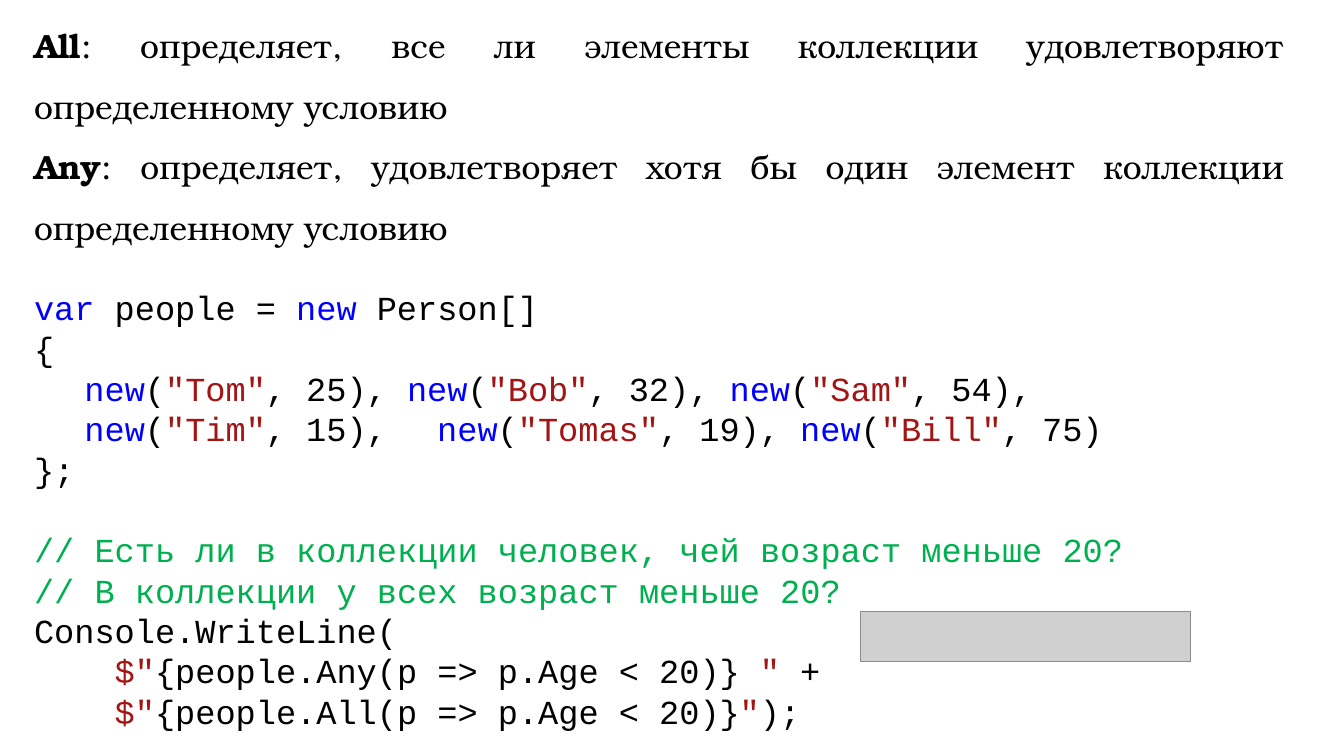
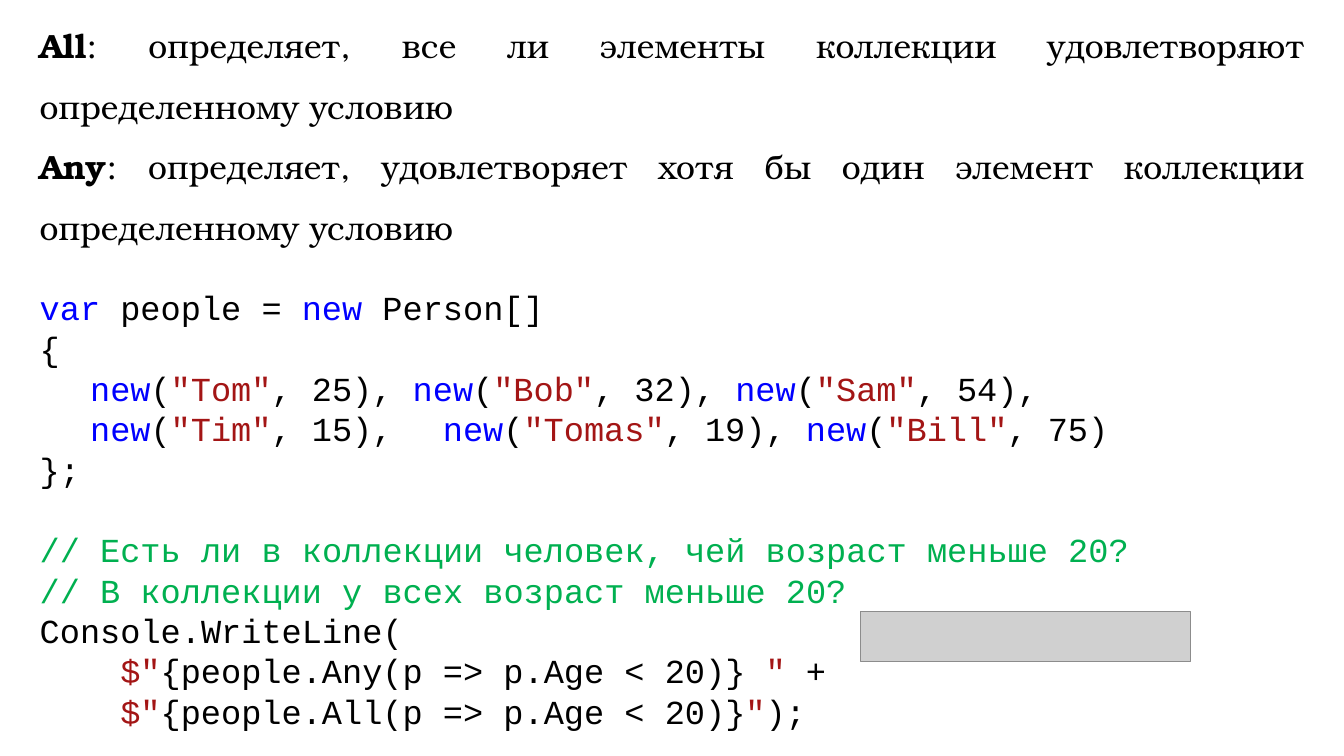
Before and after one commit to DaniilKlyukin/OOP-4, a slide deck: slide 11 of Лекции/ООП 1 лек 7.pptx. Drawn at 1344x756 pixels with LibreOffice and Linux fonts; fonts in the diff are those of the drawing; grey boxes stand for pictures. Boxes give left, top, right and bottom in pixels: in the first picture for what was removed or moved away, otherwise in the second. Text is boxed around its words. In the diff, an @@ line names an element or a change of style, - is before the commit and + after.

```diff
--- a/Лекции/ООП 1 лек 7.pptx
+++ b/Лекции/ООП 1 лек 7.pptx
@@ text "All: определяет, все ли элементы ..." rewrapped from <box>34,33,1284,731</box> to <box>40,33,1304,731</box> @@
```
Also in this commit, not shown: 14 other slides changed, 1 slide removed.
